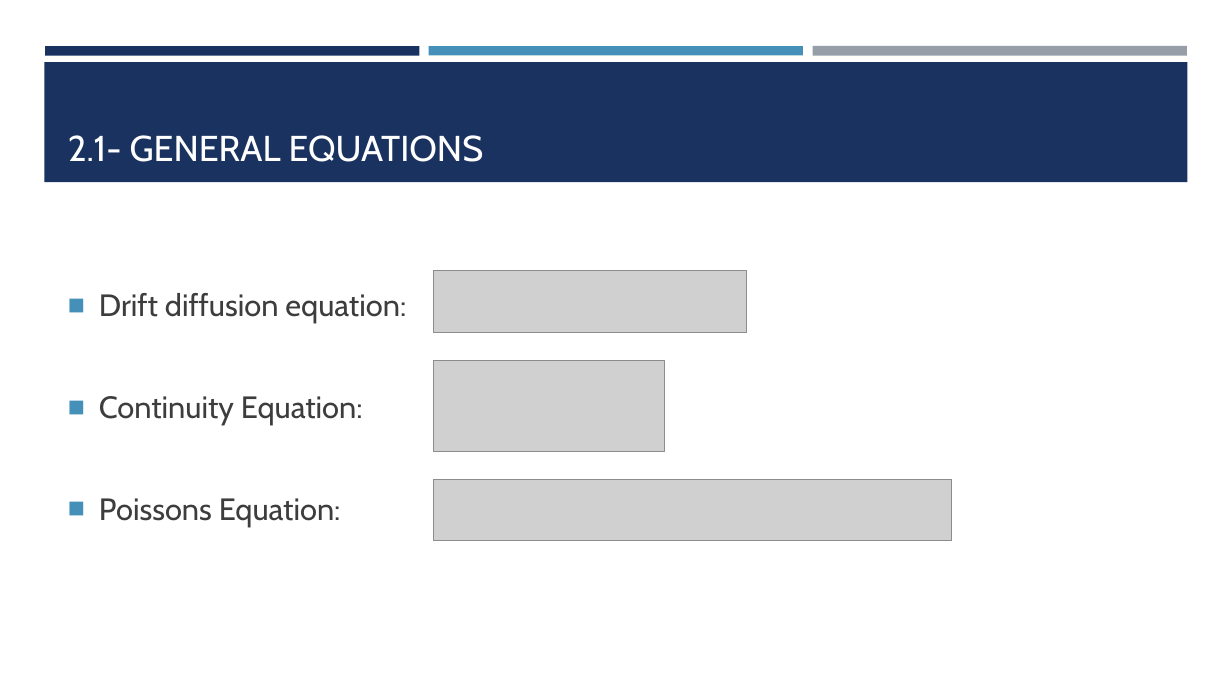
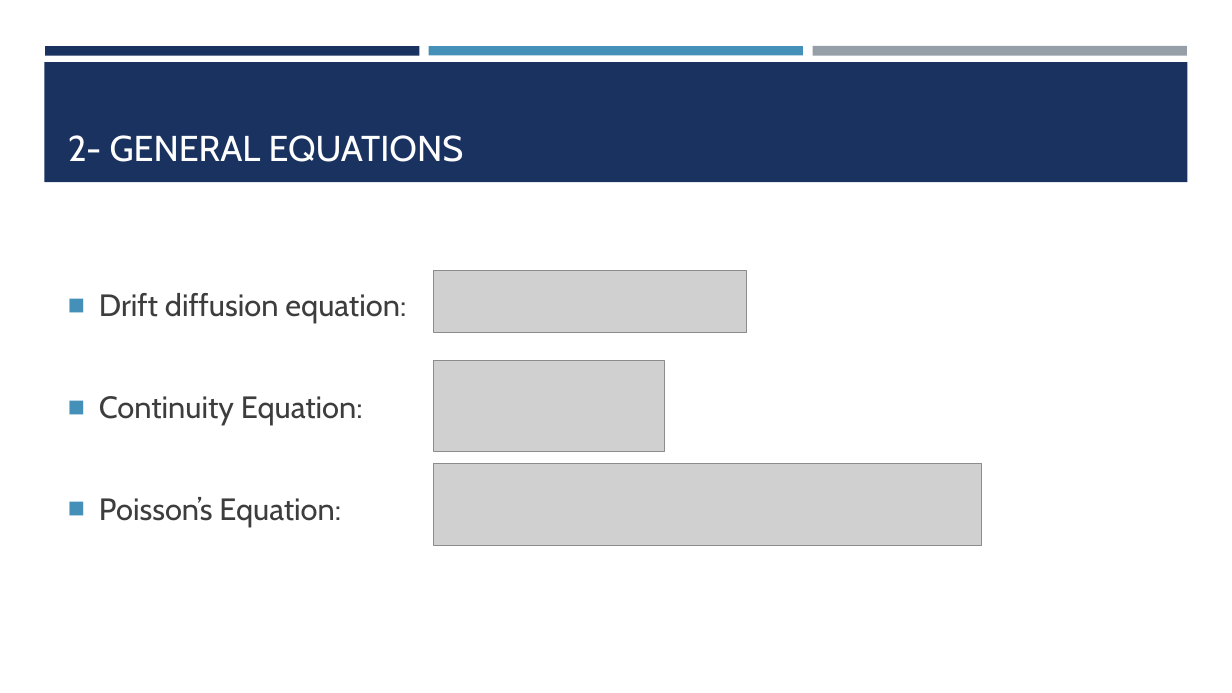
Before and after one commit to cbonfil/ThesisReport, a slide deck: slide 4 of Memristor Thesis/Memristor Presentation.pptx (slide 5 before the commit). Drawn at 1232x693 pixels with LibreOffice and Linux fonts; fonts in the diff are those of the drawing; grey boxes stand for pictures. Boxes give left, top, right and bottom in pixels: in the first picture for what was removed or moved away, otherwise in the second. Text is boxed around its words. In the diff, an @@ line names an element or a change of style, - is before the commit and + after.

```diff
--- a/Memristor Thesis/Memristor Presentation.pptx
+++ b/Memristor Thesis/Memristor Presentation.pptx
@@ title at bbox=[68, 135, 464, 162]: text changed @@
-2.1- GENERAL EQUATIONS
+2- GENERAL EQUATIONS
@@ picture: place and size @@
-picture at bbox=[434, 480, 952, 541]
+picture at bbox=[434, 464, 982, 546]
@@ text at bbox=[99, 497, 341, 526]: text changed @@
-■ Poissons Equation:
+■ Poisson’s Equation:
```
Also in this commit, not shown: 19 other slides changed, 3 slides added, 2 slides removed.
